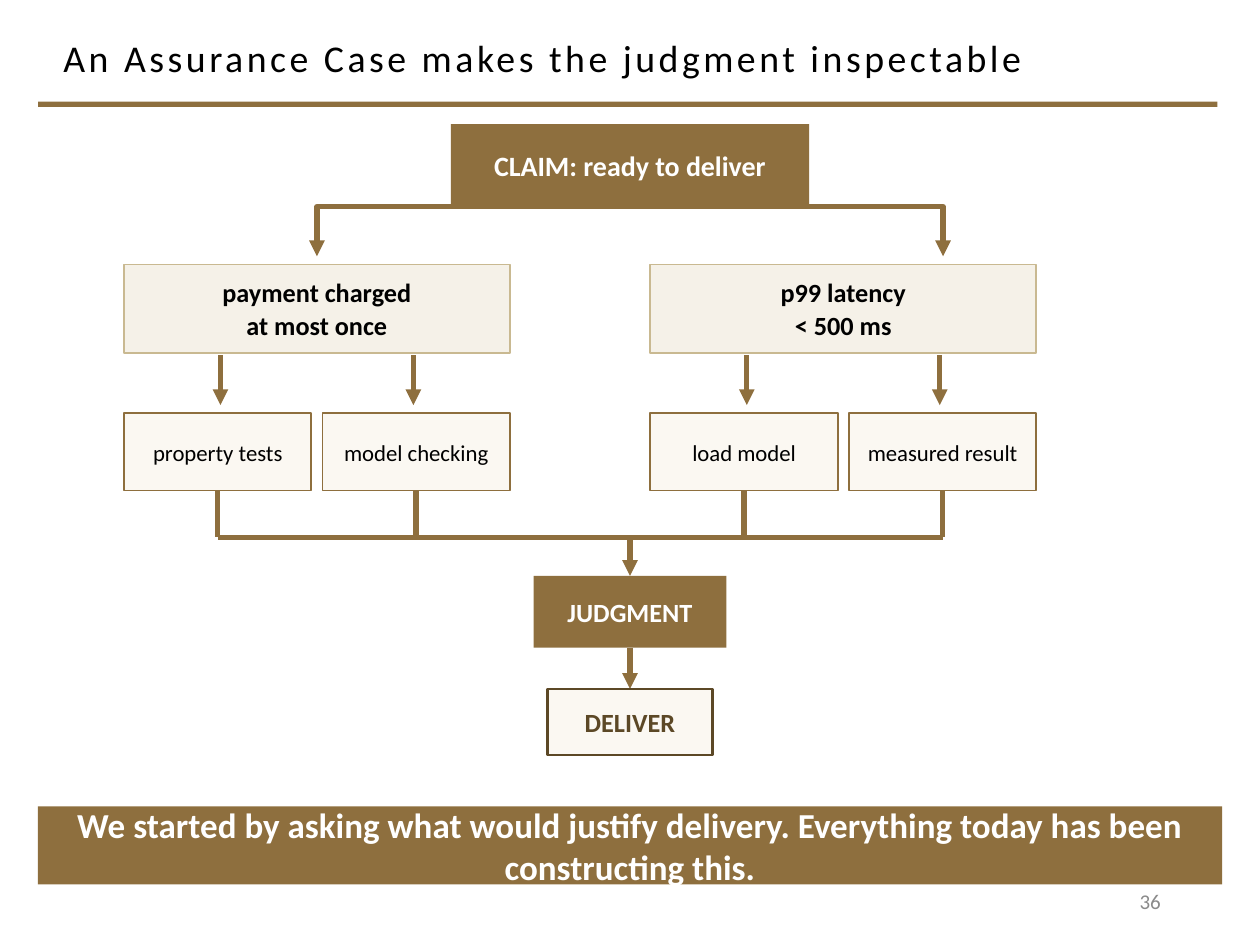
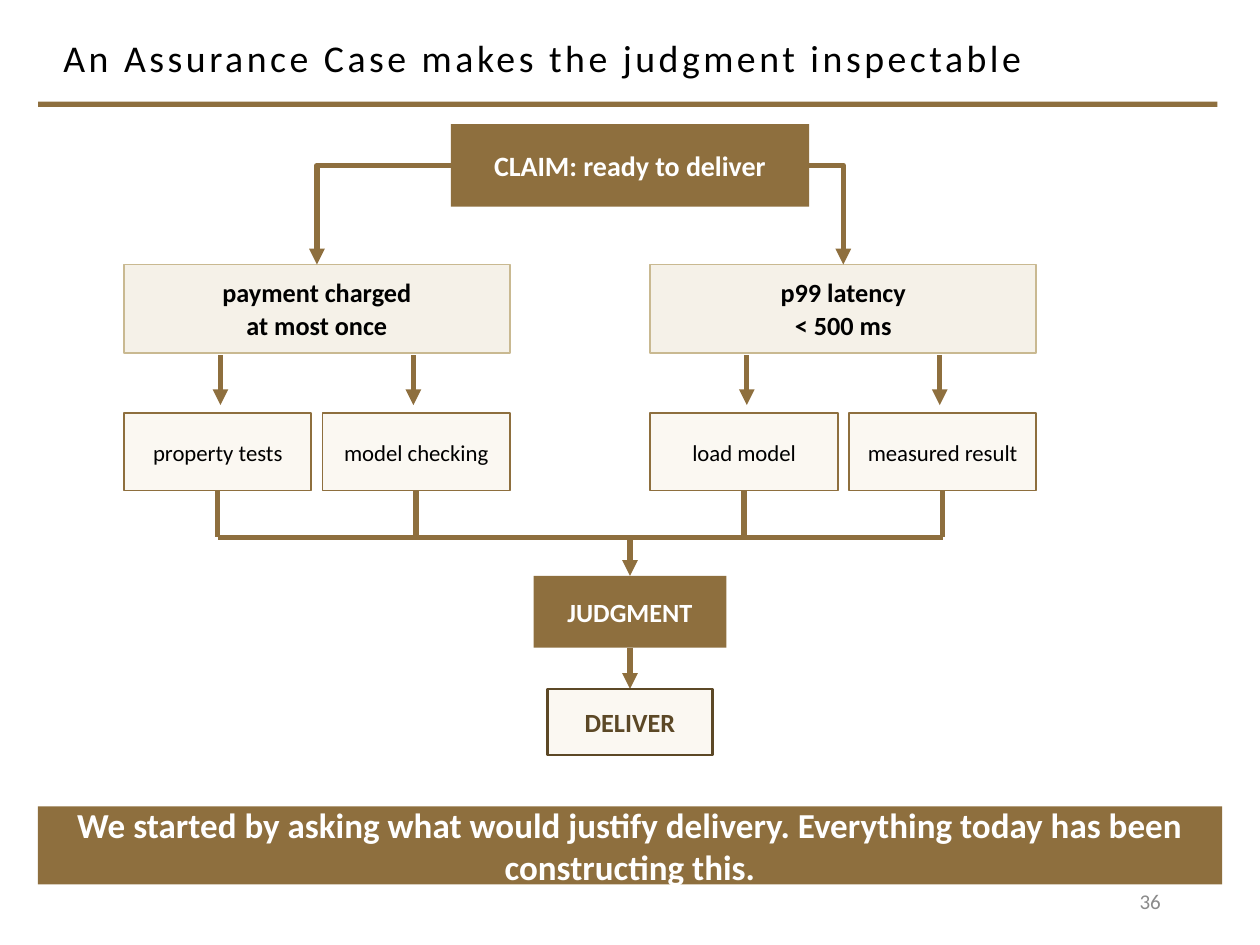
Before and after one commit to davisjam/model-based-agentic-software-engineering, a slide deck: slide 36 of course/lectures/act-1-foundations/08-validation/1-8-Validation.pptx. Drawn at 1260x945 pixels with LibreOffice and Linux fonts; fonts in the diff are those of the drawing; background and template pictures are left out. Boxes give left, top, right and bottom in pixels: in the first picture for what was removed or moved away, otherwise in the second. Text is boxed around its words. In the diff, an @@ line names an element or a change of style, - is before the commit and + after.

```diff
--- a/course/lectures/act-1-foundations/08-validation/1-8-Validation.pptx
+++ b/course/lectures/act-1-foundations/08-validation/1-8-Validation.pptx
@@ elbow arrow added from (451, 165) to (318, 265), #8E6F3E 3 pt @@
@@ elbow arrow added from (809, 165) to (843, 265), #8E6F3E 3 pt @@
@@ freeform shape removed at <box>318,207,630,256</box> @@
@@ freeform shape removed at <box>630,207,942,256</box> @@
```
Also in this commit, not shown: 12 other slides changed.
